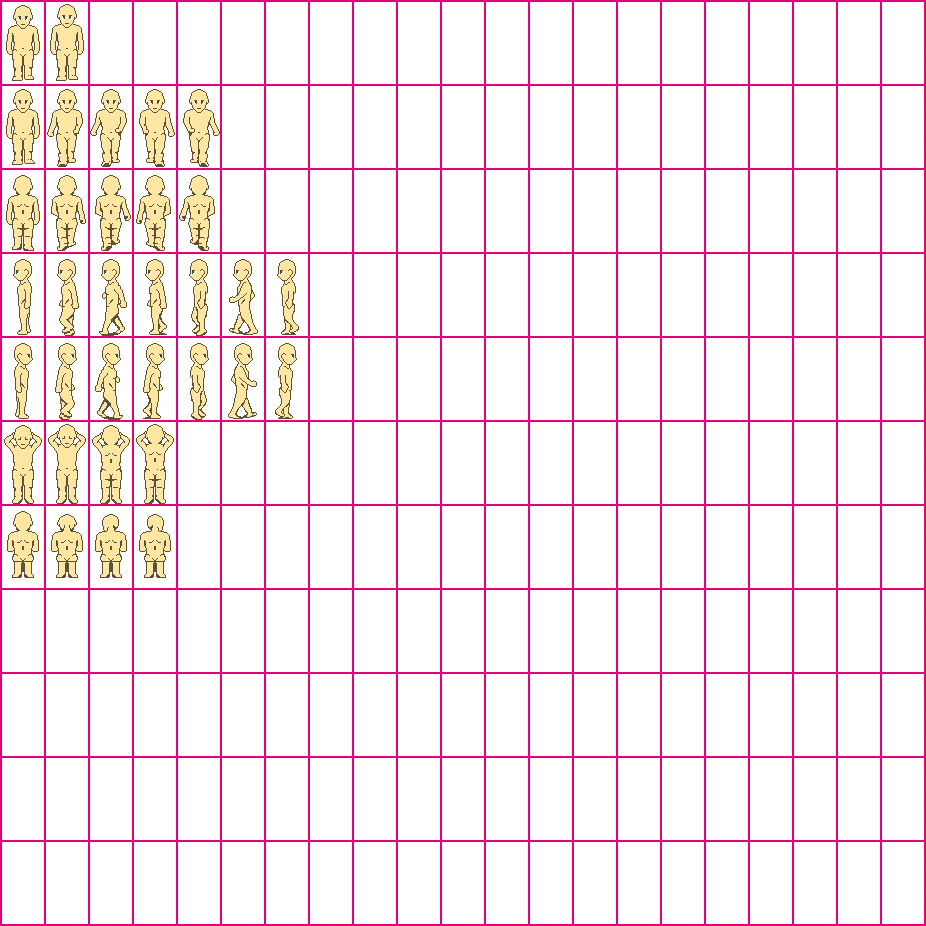
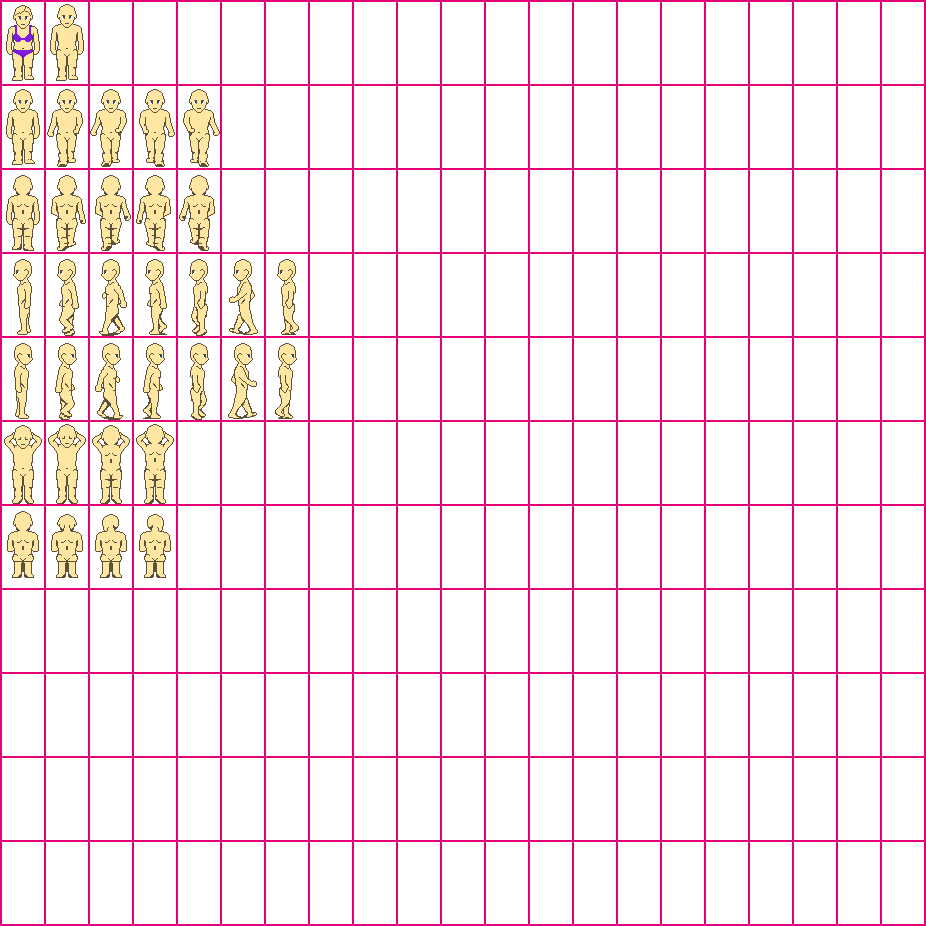
The second (926, 926) image is a revision of the first. Changes to its layers:
added layer "Layer 1" (87%) in group "Idle" over [13, 7, 33, 58]
